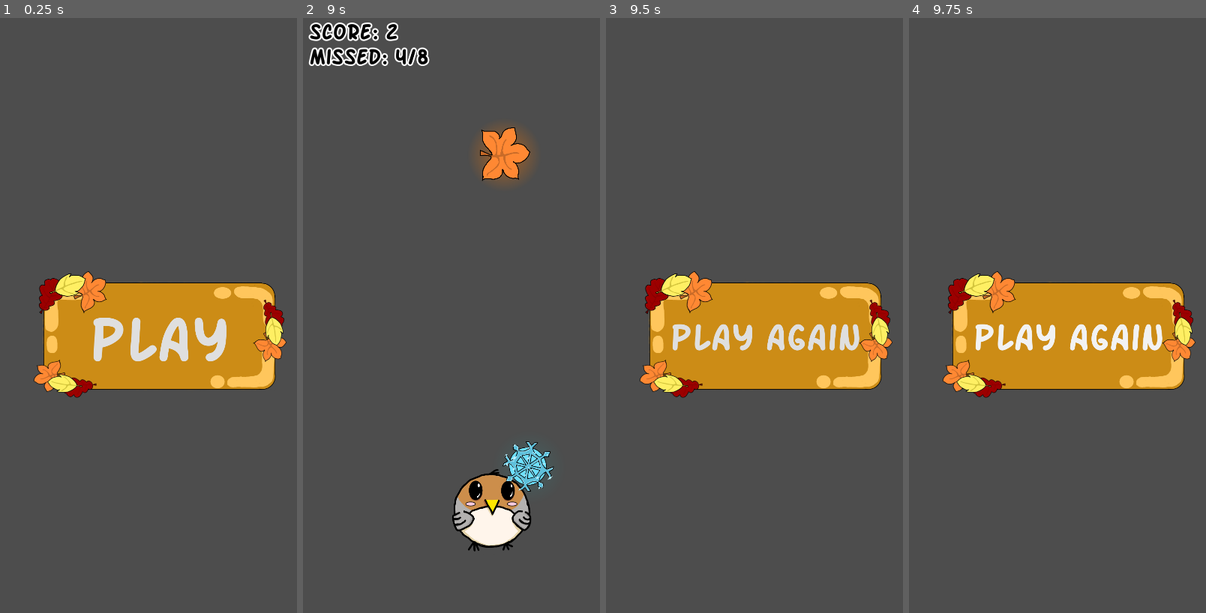
Above: before the commit, frames 1-4 (left to right).
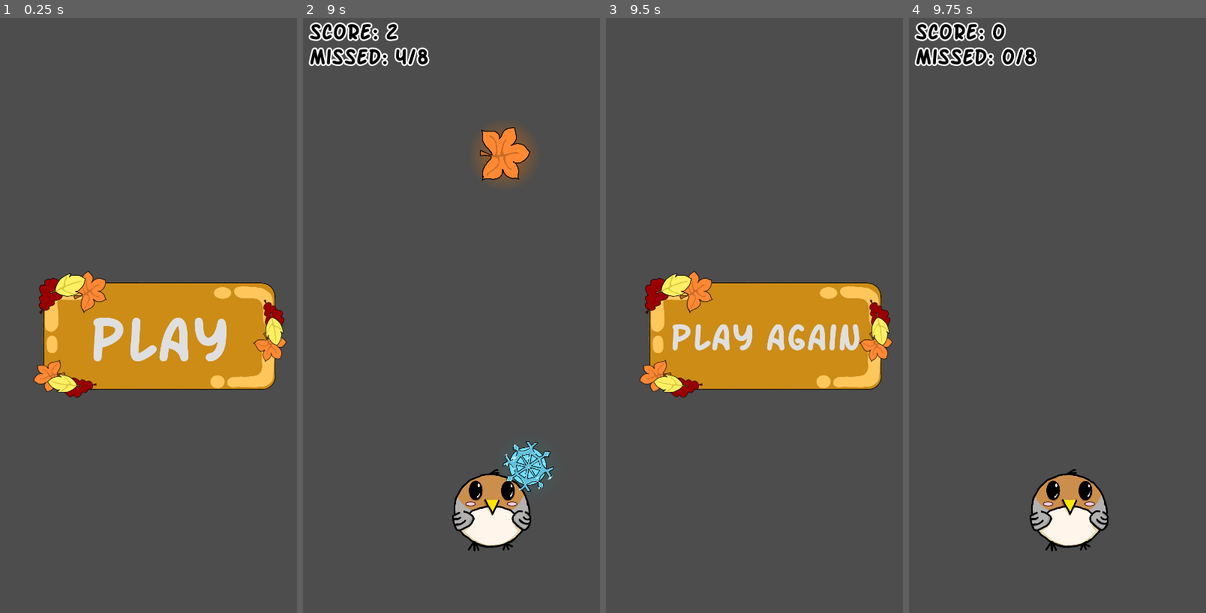
Above: after the commit, the same moments.

Repository: ezhor/Bird-Fall
Game: Godot game, scene res://Scenes/main.tscn
Two runs of this game, one before a commit and one after it. Both use one fixed random seed, a clock stepped at 60 frames per second and the inputs below.
Inputs (mouse positions are in pixels of both pictures, inside the frame that each line leads up to):
- Up to frame 1 (0.25 s): no input
- Up to frame 2 (9 s): click "Play" at 0.5 s; tap Enter at 1.25 s; move the mouse to (528, 285) at 1.27 s; move the mouse to (395, 345) at 2.02 s; move the mouse to (490, 178) at 2.77 s; move the mouse to (442, 434) at 3.52 s; move the mouse to (555, 404) at 4.27 s; move the mouse to (362, 226) at 5.02 s; move the mouse to (475, 315) at 5.77 s; move the mouse to (412, 160) at 6.52 s; move the mouse to (528, 285) at 7.27 s; move the mouse to (395, 345) at 8.02 s; move the mouse to (490, 178) at 8.77 s
- Up to frame 3 (9.5 s): no input
- Up to frame 4 (9.75 s): click "Play again" at 9.5 s

Frames 1-3 are identical in both runs. In frame 4, 19% of the frame differs, in the area x 1-97%, y 0-90%.

Commit message:
Fixed game scene references

Diff:
--- a/Scenes/game_over.tscn
+++ b/Scenes/game_over.tscn
@@ -2,7 +2,7 @@
 
 [ext_resource type="FontFile" uid="uid://1a4cg51d2wmx" path="res://Fonts/SF_Arch_Rival_Bold.ttf" id="1_eoghk"]
 [ext_resource type="Texture2D" uid="uid://ckjunflr4ba7j" path="res://Sprites/button_background.png" id="2_14u15"]
-[ext_resource type="Script" uid="uid://cdpmeyieh3k3l" path="res://Scripts/LoadSceneButton.gd" id="3_j3ryr"]
+[ext_resource type="Script" uid="uid://cdpmeyieh3k3l" path="res://Scripts/LoadGameButton.gd" id="3_j3ryr"]
 
 [node name="GameOver" type="Node2D" unique_id=2102891539]
 
--- a/Scenes/main.tscn
+++ b/Scenes/main.tscn
@@ -2,8 +2,7 @@
 
 [ext_resource type="FontFile" uid="uid://1a4cg51d2wmx" path="res://Fonts/SF_Arch_Rival_Bold.ttf" id="1_8gbba"]
 [ext_resource type="Texture2D" uid="uid://ckjunflr4ba7j" path="res://Sprites/button_background.png" id="2_jjvhh"]
-[ext_resource type="Script" uid="uid://cdpmeyieh3k3l" path="res://Scripts/LoadSceneButton.gd" id="3_kry3j"]
-[ext_resource type="PackedScene" uid="uid://saboc8h5ll5" path="res://Scenes/game.tscn" id="4_jjvhh"]
+[ext_resource type="Script" uid="uid://cdpmeyieh3k3l" path="res://Scripts/LoadGameButton.gd" id="3_kry3j"]
 
 [node name="Main" type="Node2D" unique_id=577748787]
 
@@ -20,6 +19,5 @@
 flat = true
 icon_alignment = 1
 script = ExtResource("3_kry3j")
-scene = ExtResource("4_jjvhh")
 
 [connection signal="button_down" from="PlayButton" to="PlayButton" method="_on_button_down"]
--- a/Scripts/Drop.gd
+++ b/Scripts/Drop.gd
@@ -59,7 +59,7 @@
 func _on_area_entered(body: Node2D) -> void:
 	if body.name == "Player":
 		if snowflake_mode:
-			get_tree().change_scene_to_packed(game_over_scene)
+			(func(): get_tree().change_scene_to_packed(game_over_scene)).call_deferred()
 		else:
 			Score.INSTANCE.increase_score()
 			queue_free()
--- /dev/null
+++ b/Scripts/LoadGameButton.gd
@@ -0,0 +1,6 @@
+extends Button
+
+const game_scene_path: String = "res://Scenes/game.tscn"
+
+func _on_button_down() -> void:
+	(func(): get_tree().change_scene_to_file(game_scene_path)).call_deferred()
--- a/Scripts/LoadSceneButton.gd
+++ /dev/null
@@ -1,6 +0,0 @@
-extends Button
-
-@export var scene: PackedScene
-
-func _on_button_down() -> void:
-	get_tree().change_scene_to_packed(scene)
Renamed: Scripts/LoadSceneButton.gd.uid -> Scripts/LoadGameButton.gd.uid
